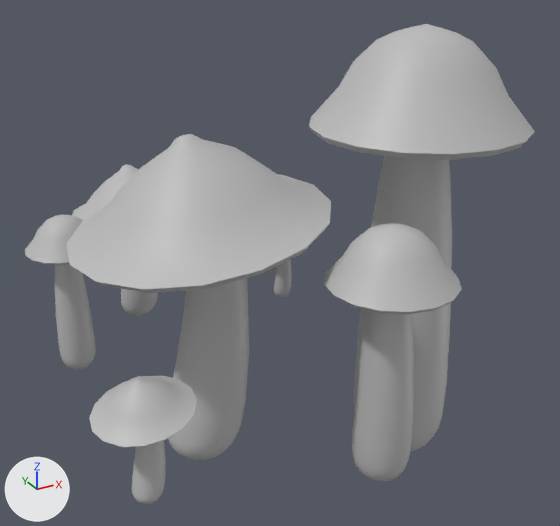
Before and after pictures for a commit that changed the FBX model Art_Assets/Environment_Assets/SM_Environment_Mushroom_cluster.fbx.
Camera for both pictures: a camera (50 mm lens) standing at (-0.235, -0.442, 0.286) and looking at (0.027, 0.036, 0.047). Lighting does not change. The marker at lower left points along +X, +Y and +Z. Where no turn or scale is listed for an object, it has been applied to the vertices.

Names of what the first picture shows: 'Mushroom_cluster'.
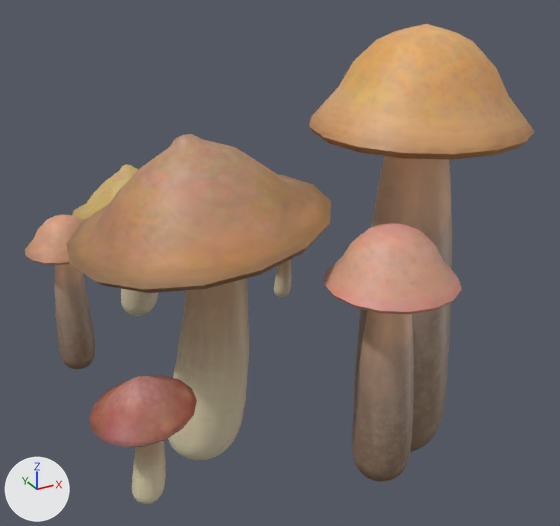
The newer file is also rescaled (x0.00842), turned or shifted as a whole; pictures and numbers use the older file's frame.

The edits, one by one:
Picture 'TX_Environment_MushroomCluster.png' (img_tx_environment_mushroomcluster_png) is new.
Material 'lambert3' (mat_lambert3) is new.
Its texture is img_tx_environment_mushroomcluster_png (with its transparency).
me_mesh has 3584 vertices, 3808 faces and spans x -0.157..0.205, y -0.175..0.175, z -0.132..0.222.
me_mesh no longer uses material mat_lambert (grey #bcbcbc).
me_mesh now uses material mat_lambert3 (picture img_tx_environment_mushroomcluster_png).

What differs and where, as boxes (x1, y1, x2, y2) in the pictures (560 x 526 px):
'Mushroom_cluster', recoloured (grey to brown)
    both: (25, 24, 535, 504)
